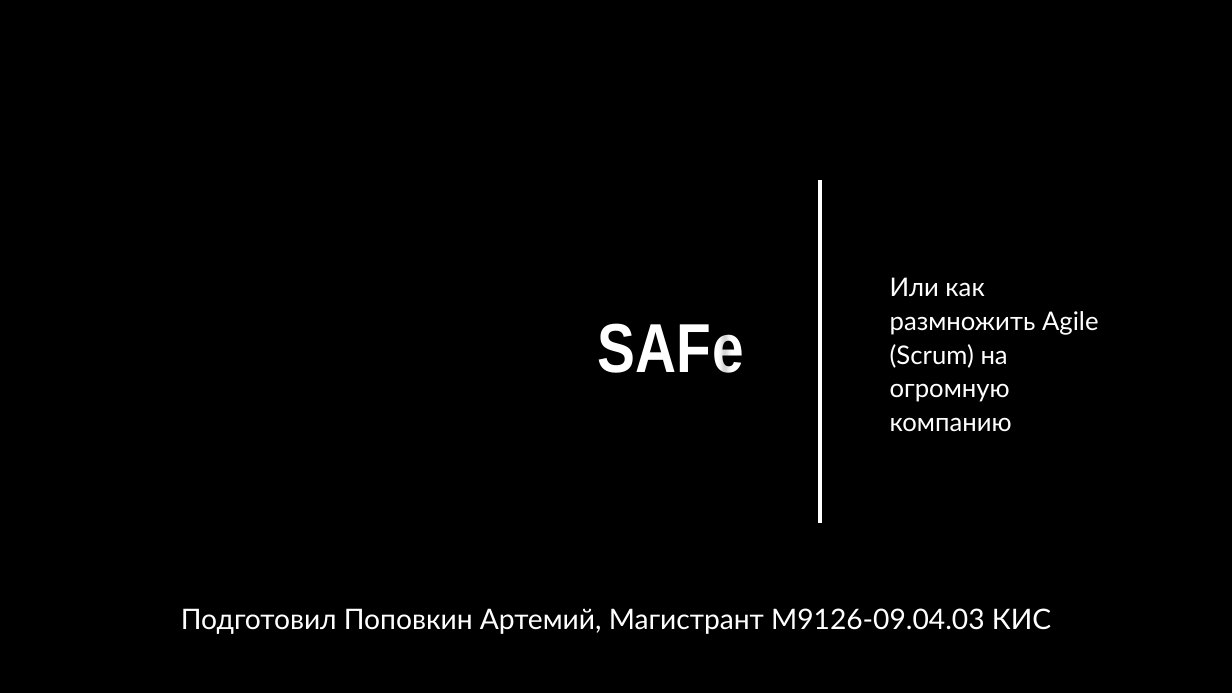
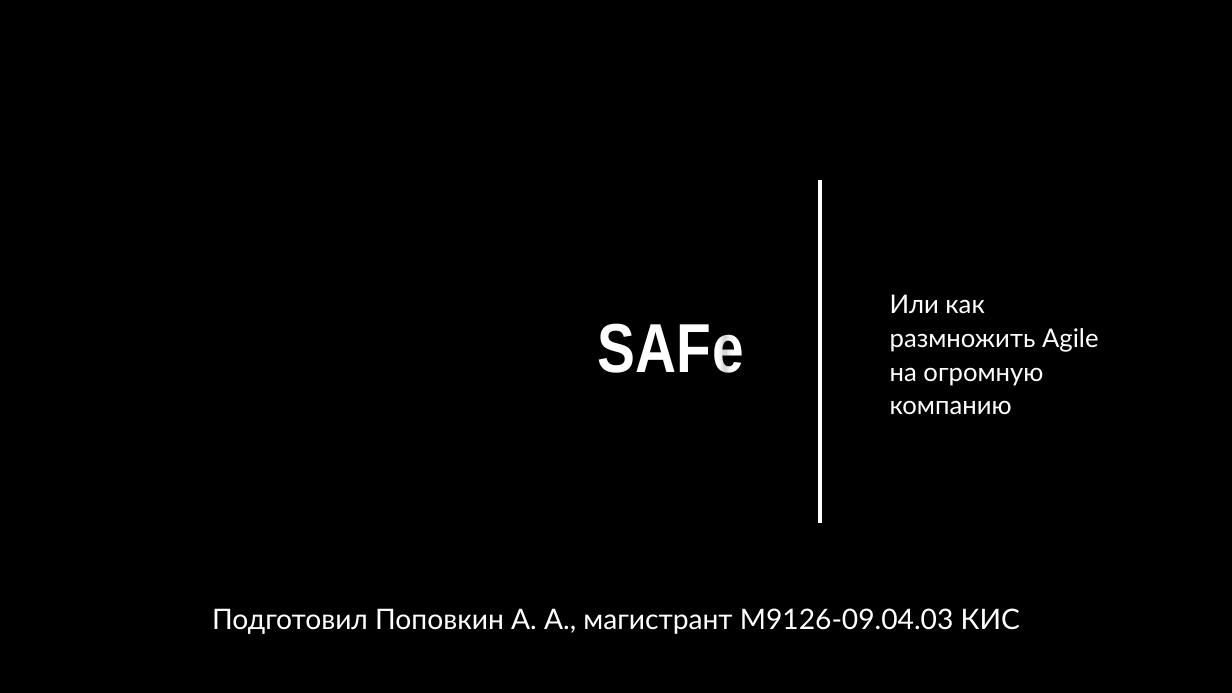
Before and after one commit to Jrol123/obsidian-dvfu_p2, a slide deck: slide 1 of ПРЕДМЕТЫ/Методологии и проектирование ИС/ДЗ/Презентация/SAFe.pptx. Drawn at 1232x693 pixels with LibreOffice and Linux fonts; fonts in the diff are those of the drawing; background and template pictures are left out. Boxes give left, top, right and bottom in pixels: in the first picture for what was removed or moved away, otherwise in the second. Text is boxed around its words. In the diff, an @@ line names an element or a change of style, - is before the commit and + after.

```diff
--- a/ПРЕДМЕТЫ/Методологии и проектирование ИС/ДЗ/Презентация/SAFe.pptx
+++ b/ПРЕДМЕТЫ/Методологии и проектирование ИС/ДЗ/Презентация/SAFe.pptx
@@ subtitle at [890,294,1099,415]: text changed @@
-Или как размножить Agile (Scrum) на огромную компанию
+Или как размножить Agile на огромную компанию
@@ text at [212,608,1020,634]: text changed @@
-Подготовил Поповкин Артемий, Магистрант М9126-09.04.03 КИС
+Подготовил Поповкин А. А., магистрант М9126-09.04.03 КИС
```
Also in this commit, not shown: 2 other slides changed, 7 slides added, 1 other file.
